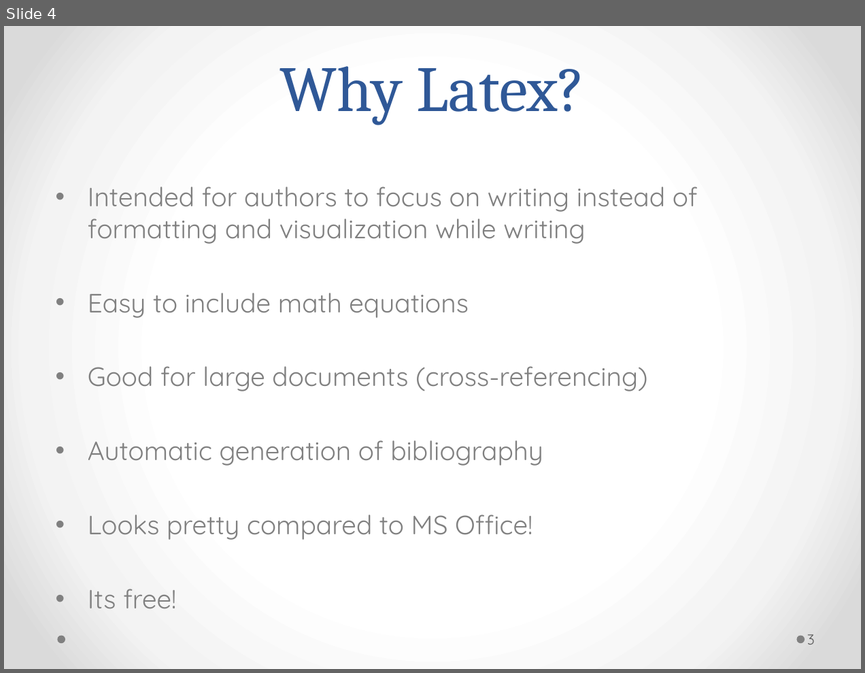
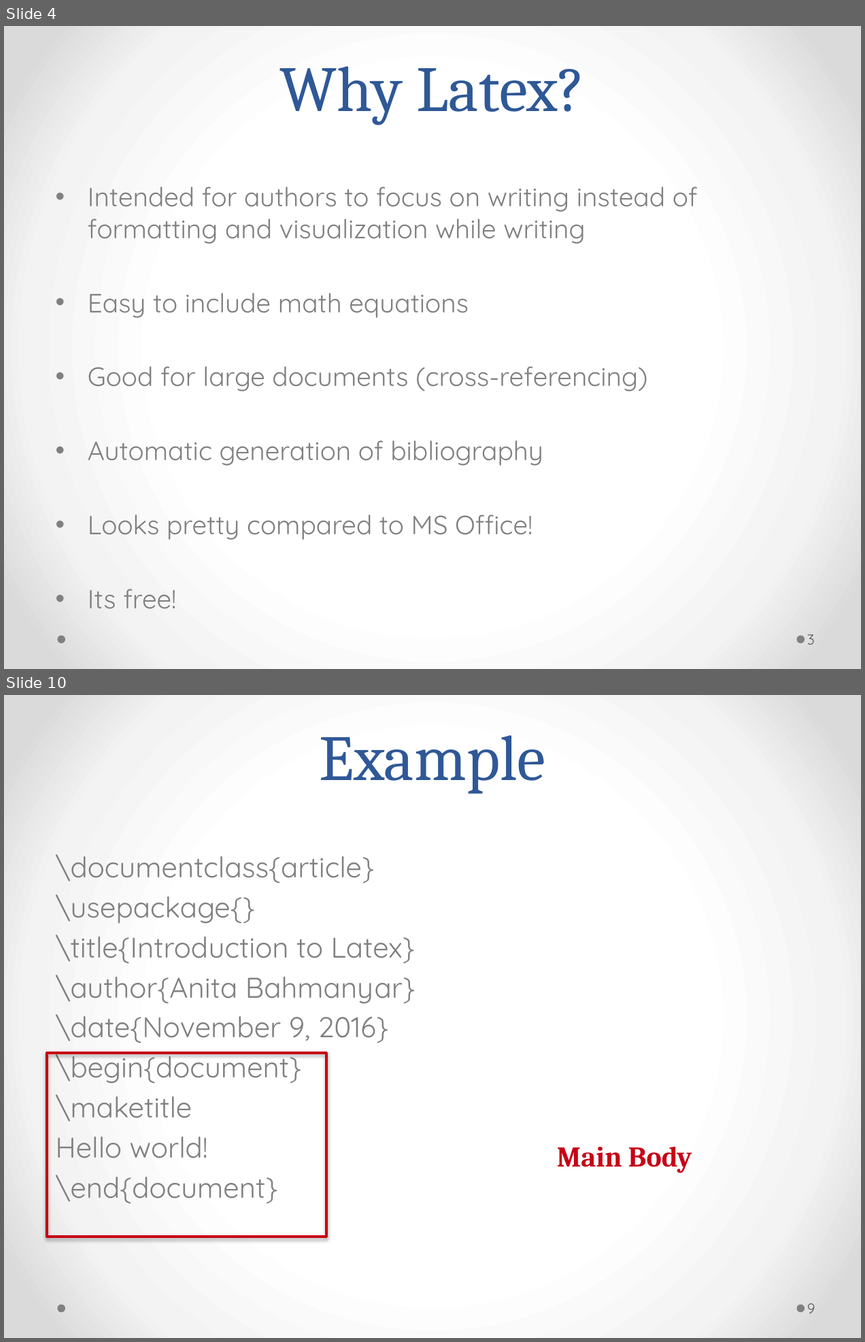
Before and after one commit to Andromedanita/Latex_workshop, a slide deck: Mine.pptx. Shown one above the other, each under a label of ours: slide 4 before the commit, slides 4 and 10 after it; the slides between them are not shown. The pictures are 865x673 and 865x1342 pixels, drawn with LibreOffice and Linux fonts; fonts in the diff are those of the drawing. Boxes give left, top, right and bottom in pixels: in the first picture for what was removed or moved away, otherwise in the second. Text is boxed around its words. In the diff, an @@ line names an element or a change of style, - is before the commit and + after.

```diff
--- a/Mine.pptx
+++ b/Mine.pptx
@@ slide 10 added at [4,695,861,1338], background gradient #FFFFFF to #F4F4F4 to #DADADA; not listed: 2 template elements that a slide beside it also shows @@
@@ title added at [319,735,545,794], 54 pt, text #2F5897 @@
+Example
@@ text added at [56,854,415,1204], 24 pt, text #808080 @@
+\documentclass{article}
+\usepackage{}
+\title{Introduction to Latex}
+\author{Anita Bahmanyar}
+\date{November 9, 2016}
+\begin{document}
+\maketitle
+Hello world!
+\end{document}
@@ rectangle added at [47,1053,326,1236], outline #C70016 2.25 pt @@
@@ text added at [557,1146,692,1173], 24 pt, text #C70016, bold @@
+Main Body
@@ page number added at [807,1303,815,1313], 12 pt, text #595959 @@
+9
```
Also in this commit, not shown: 7 slides changed, 8 other slides added, 1 other file.
